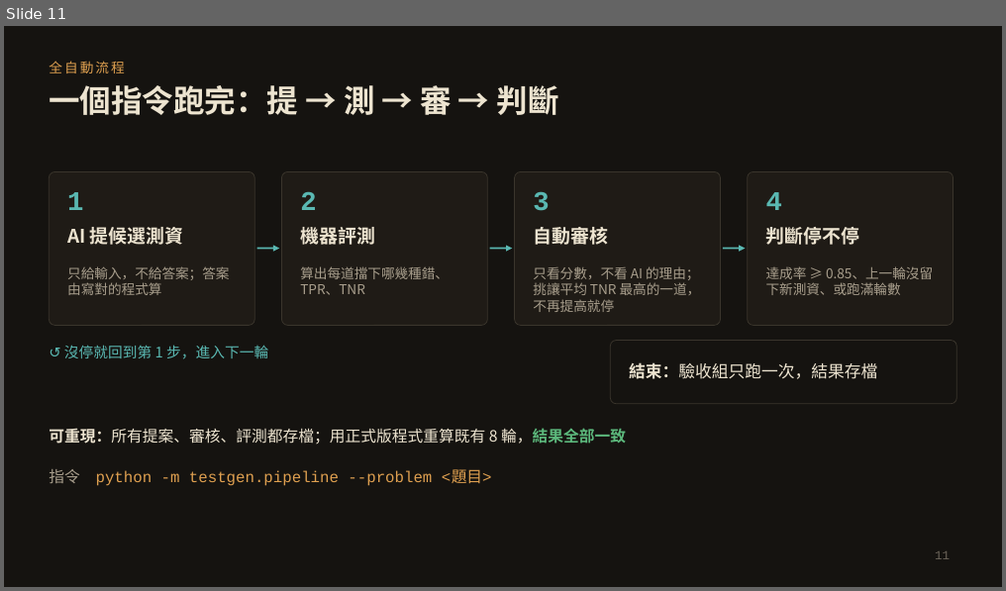
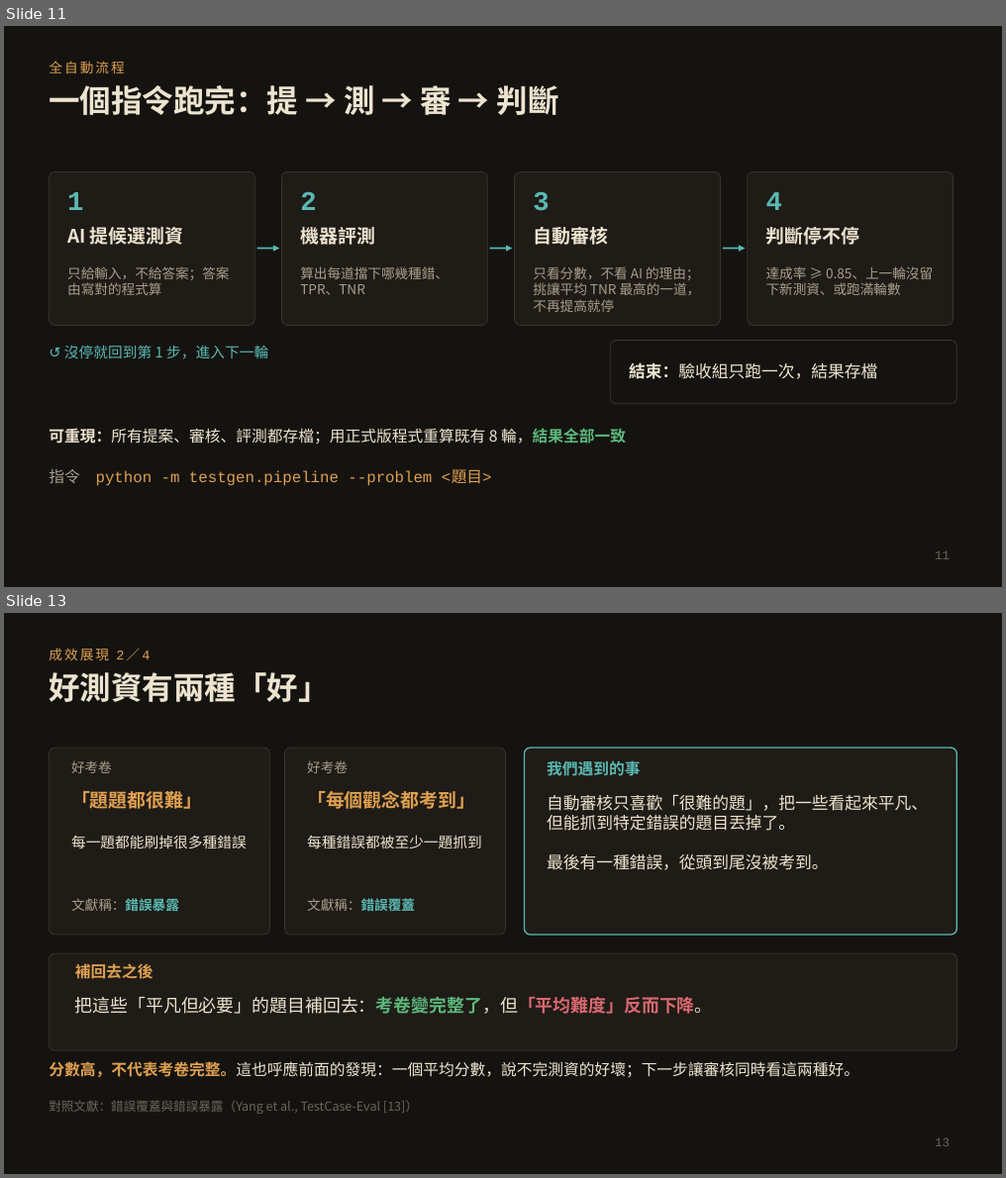
Before and after one commit to yaoyao218/python-learning-platform, a slide deck: docs/superpowers/specs/capstone_proposal.pptx. Shown one above the other, each under a label of ours: slide 11 before the commit, slides 11 and 13 after it; the slides between them are not shown. The pictures are 1006x591 and 1006x1178 pixels, drawn with LibreOffice and Linux fonts; fonts in the diff are those of the drawing. Boxes give left, top, right and bottom in pixels: in the first picture for what was removed or moved away, otherwise in the second. Text is boxed around its words. In the diff, an @@ line names an element or a change of style, - is before the commit and + after.

```diff
--- a/docs/superpowers/specs/capstone_proposal.pptx
+++ b/docs/superpowers/specs/capstone_proposal.pptx
@@ slide 13 added at <box>4,613,1002,1174</box>, background #151310 @@
@@ text added at <box>49,648,150,661</box>, 13 pt, text #DFA050 @@
+成效展現 2／4
@@ title added at <box>49,672,329,702</box>, 30 pt, text #EDE4D0, bold @@
+好測資有兩種「好」
@@ rounded rectangle added at <box>49,748,269,935</box>, fill #1F1B16, outline #3A352C 0.75 pt @@
@@ text added at <box>71,761,112,773</box>, 13 pt, text #A89E8C @@
+好考卷
@@ rounded rectangle added at <box>285,748,506,935</box>, fill #1F1B16, outline #3A352C 0.75 pt @@
@@ text added at <box>307,761,348,773</box>, 13 pt, text #A89E8C @@
+好考卷
@@ rounded rectangle added at <box>525,748,957,935</box>, fill #1F1B16, outline #5AB8B2 1.25 pt @@
@@ text added at <box>547,761,640,776</box>, 15 pt, text #5AB8B2, bold @@
+我們遇到的事
@@ text added at <box>71,791,202,809</box>, 18 pt, text #DFA050, bold @@
+「題題都很難」
@@ text added at <box>307,791,475,809</box>, 18 pt, text #DFA050, bold @@
+「每個觀念都考到」
@@ text added at <box>547,795,928,870</box>, 16 pt, text #EDE4D0 @@
+自動審核只喜歡「很難的題」，把一些看起來平凡、但能抓到特定錯誤的題目丟掉了。
+最後有一種錯誤，從頭到尾沒被考到。
@@ text added at <box>71,835,247,849</box>, 14 pt, text #EDE4D0 @@
+每一題都能刷掉很多種錯誤
@@ text added at <box>307,835,482,849</box>, 14 pt, text #EDE4D0 @@
+每種錯誤都被至少一題抓到
@@ text added at <box>71,898,179,911</box>, 13 pt, text #A89E8C @@
+文獻稱：錯誤暴露
@@ text added at <box>307,898,415,911</box>, 13 pt, text #A89E8C @@
+文獻稱：錯誤覆蓋
@@ rounded rectangle added at <box>49,954,957,1051</box>, fill #1F1B16, outline #3A352C 0.75 pt @@
@@ text added at <box>75,963,153,979</box>, 15 pt, text #DFA050, bold @@
+補回去之後
@@ text added at <box>75,997,713,1014</box>, 17 pt, text #EDE4D0 @@
+把這些「平凡但必要」的題目補回去：考卷變完整了，但「平均難度」反而下降。
@@ text added at <box>49,1061,859,1078</box>, 15 pt, text #EDE4D0 @@
+分數高，不代表考卷完整。這也呼應前面的發現：一個平均分數，說不完測資的好壞；下一步讓審核同時看這兩種好。
@@ text added at <box>49,1100,418,1114</box>, 12 pt, text #6B6459 @@
+對照文獻：錯誤覆蓋與錯誤暴露（Yang et al., TestCase-Eval [13]）
@@ page number added at <box>935,1139,949,1147</box>, 12 pt, text #6B6459 @@
+13
```
Also in this commit, not shown: 2 slides changed, 2 other slides added, 3 slides removed.
